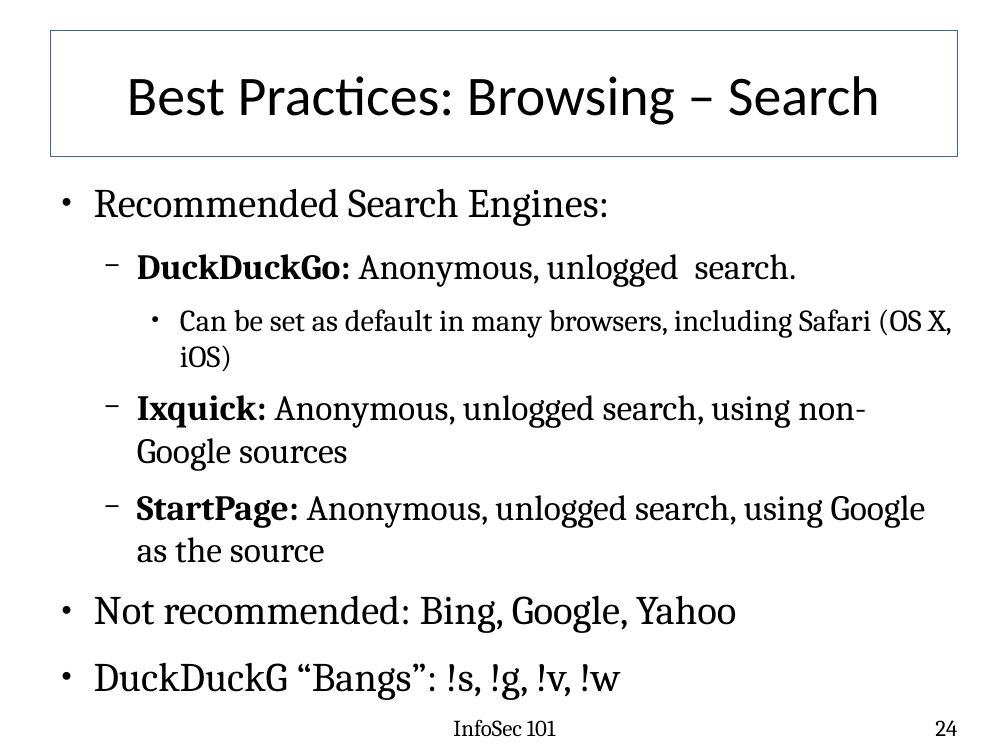
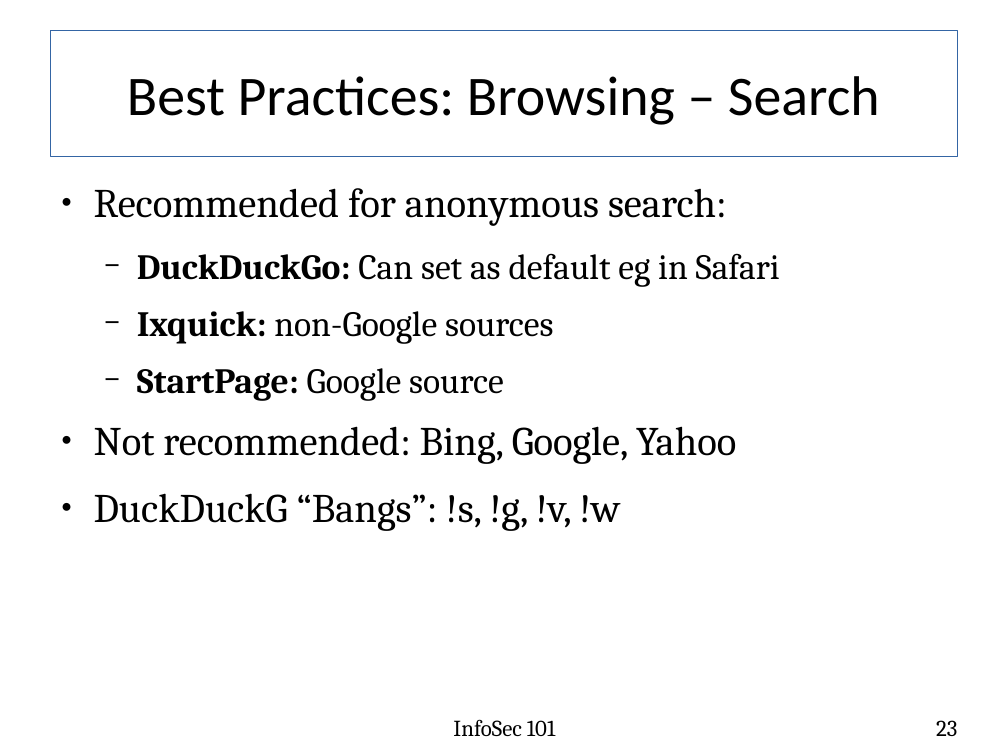
Before and after one commit to fabianlischka/InfoSec101, a slide deck: slide 23 of InfoSec101-Presentation-FCC-2015-02-26.odp (slide 24 before the commit). Drawn at 1008x756 pixels with LibreOffice and Linux fonts; fonts in the diff are those of the drawing. Boxes give left, top, right and bottom in pixels: in the first picture for what was removed or moved away, otherwise in the second. Text is boxed around its words. In the diff, an @@ line names an element or a change of style, - is before the commit and + after.

```diff
--- a/InfoSec101-Presentation-FCC-2015-02-26.odp
+++ b/InfoSec101-Presentation-FCC-2015-02-26.odp
@@ text at <box>94,188,780,401</box>: text changed @@
-● Recommended Search Engines:
-  − DuckDuckGo: Anonymous, unlogged search.
-    ● Can be set as default in many browsers, including Safari (OS X, iOS)
-  − Ixquick: Anonymous, unlogged search, using non-Google sources
-  − StartPage: Anonymous, unlogged search, using Google as the source
+● Recommended for anonymous search:
+  − DuckDuckGo: Can set as default eg in Safari
+  − Ixquick: non-Google sources
+  − StartPage: Google source
@@ page number at <box>936,720,957,736</box>: text changed @@
-24
+23
```
Also in this commit, not shown: 18 other slides changed, 1 slide removed.
